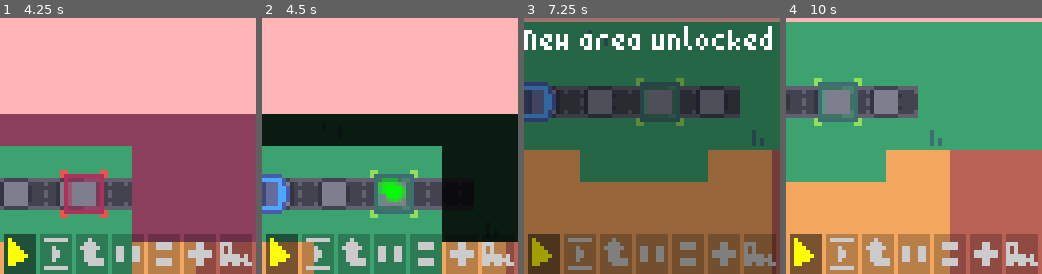
Above: before the commit, frames 1-4 (left to right).
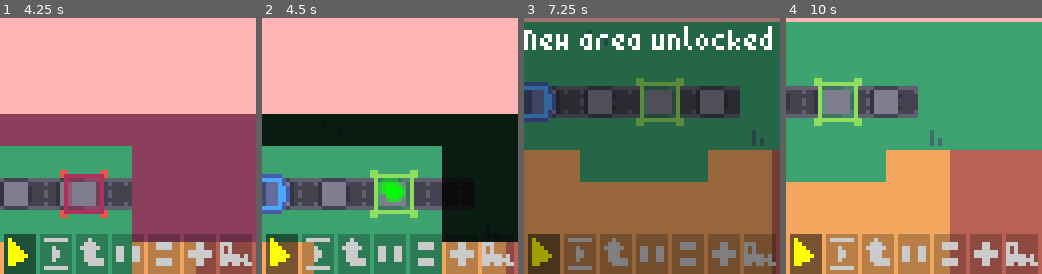
Above: after the commit, the same moments.

Repository: gheja/boxez
Game: Godot game, scene res://scenes/main_screen.tscn
Same seed, same stepped clock (60 frames per second), same inputs: the game is played once before the commit and once after it.
Inputs (mouse positions are in pixels of both pictures, inside the frame that each line leads up to):
- Up to frame 1 (4.25 s): tap Enter at 0.5 s; move the mouse to (184, 133) at 0.52 s; hold Right (ui_right) 0.53-1.25 s; click (184, 133) at 0.67 s; click (20, 253) at 1.25 s; move the mouse to (76, 158) at 2.02 s; hold Down (ui_down) 2.03-2.78 s; move the mouse to (153, 89) at 2.77 s; hold Right (ui_right) 2.78-3.53 s; move the mouse to (115, 197) at 3.52 s; hold Up (ui_up) from 3.53 s (still down); click (115, 197) at 3.67 s
- Up to frame 2 (4.5 s): move the mouse to (466, 184) at 4.27 s; release Up (ui_up) at 4.28 s; hold Left (ui_left) from 4.28 s (still down)
- Up to frame 3 (7.25 s): move the mouse to (575, 107) at 5.02 s; move the mouse to (664, 146) at 5.77 s; release Left (ui_left) at 5.78 s; hold Down (ui_down) 5.78-6.53 s; click (664, 146) at 5.92 s; move the mouse to (613, 82) at 6.52 s; hold Right (ui_right) from 6.53 s (still down)
- Up to frame 4 (10 s): move the mouse to (970, 133) at 7.27 s; release Right (ui_right) at 7.28 s; hold Up (ui_up) 7.28-8.03 s; move the mouse to (862, 158) at 8.02 s; hold Right (ui_right) 8.03-8.78 s; click (862, 158) at 8.17 s; move the mouse to (939, 89) at 8.77 s; hold Down (ui_down) 8.78-9.53 s; move the mouse to (901, 197) at 9.52 s; hold Left (ui_left) from 9.53 s (still down)

Frame 1 is identical in both runs. In frame 2, 0.9% of the frame differs, in the area x 43-60%, y 60-77%; in frame 3, 0.9%; in frame 4, 0.9%.

Commit message:
Added some effects and visual feedbacks

Diff:
--- a/src/scenes/building_goal.gd
+++ b/src/scenes/building_goal.gd
@@ -19,21 +19,32 @@
 
 func _on_left_area_area_entered(area):
 	var tmp = get_obj_object(area)
+	var matched = false
 
 	if not tmp:
 		print("what entered?")
 		assert(false)
 		return
 
-	if not completed:
+	if Lib.get_obj_object_description($Visuals/Parts) == Lib.get_obj_object_description(tmp.get_node("Visuals/Parts")):
+		matched = true
+
+	$Visuals/ResponseSprites/OkSprite.visible = matched
+	$Visuals/ResponseSprites/FailSprite.visible = not matched
+	$ResponseTimer.start()
+
+	if matched:
+		if completed:
+			return
+
 		var effect = load("res://scenes/effects/effect_goal_ok.tscn").instantiate()
 		effect.global_position = self.global_position
-		self.add_sibling(effect)
+		Lib.get_first_group_member("effects_containers").add_child(effect)
 
-	if completed:
-		return
-
-	if Lib.get_obj_object_description($Visuals/Parts) == Lib.get_obj_object_description(tmp.get_node("Visuals/Parts")):
 		completed = true
 		$Visuals/Sprite2D.frame += 1
 		Signals.emit_signal("goal_completed", level_index_to_unlock)
+
+func _on_response_timer_timeout():
+	$Visuals/ResponseSprites/OkSprite.visible = false
+	$Visuals/ResponseSprites/FailSprite.visible = false
--- a/src/scenes/building_goal.tscn
+++ b/src/scenes/building_goal.tscn
@@ -1,8 +1,16 @@
-[gd_scene load_steps=5 format=3 uid="uid://bijx0cts27v4h"]
+[gd_scene load_steps=7 format=3 uid="uid://bijx0cts27v4h"]
 
 [ext_resource type="Script" path="res://scenes/building_goal.gd" id="1_mmceh"]
 [ext_resource type="Texture2D" uid="uid://t2eo71jbjc7u" path="res://assets/buildings.png" id="2_1y3kx"]
 [ext_resource type="Texture2D" uid="uid://dye4ubmolbe14" path="res://assets/tiles.png" id="3_dkg74"]
+
+[sub_resource type="AtlasTexture" id="AtlasTexture_lvv8g"]
+atlas = ExtResource("2_1y3kx")
+region = Rect2(36, 48, 12, 12)
+
+[sub_resource type="AtlasTexture" id="AtlasTexture_ecmj2"]
+atlas = ExtResource("2_1y3kx")
+region = Rect2(48, 48, 12, 12)
 
 [sub_resource type="RectangleShape2D" id="RectangleShape2D_ys10p"]
 size = Vector2(4, 4)
@@ -48,6 +56,16 @@
 vframes = 20
 frame = 408
 
+[node name="ResponseSprites" type="Node2D" parent="Visuals"]
+
+[node name="FailSprite" type="Sprite2D" parent="Visuals/ResponseSprites"]
+visible = false
+texture = SubResource("AtlasTexture_lvv8g")
+
+[node name="OkSprite" type="Sprite2D" parent="Visuals/ResponseSprites"]
+visible = false
+texture = SubResource("AtlasTexture_ecmj2")
+
 [node name="LeftArea" type="Area2D" parent="."]
 collision_layer = 0
 collision_mask = 2
@@ -59,5 +77,10 @@
 wait_time = 1.4
 autostart = true
 
+[node name="ResponseTimer" type="Timer" parent="."]
+wait_time = 0.25
+one_shot = true
+
 [connection signal="area_entered" from="LeftArea" to="." method="_on_left_area_area_entered"]
 [connection signal="timeout" from="Timer" to="." method="_on_timer_timeout"]
+[connection signal="timeout" from="ResponseTimer" to="." method="_on_response_timer_timeout"]
--- a/src/scenes/level_2.tscn
+++ b/src/scenes/level_2.tscn
@@ -29,6 +29,8 @@
 position = Vector2(44, 20)
 level_index_to_unlock = 2
 
+[node name="EffectsContainer" type="Node2D" parent="." groups=["effects_containers"]]
+
 [node name="LevelLockTileMap" type="TileMap" parent="."]
 modulate = Color(1, 1, 1, 0.752941)
 tile_set = ExtResource("9_75ali")
--- a/src/scenes/level_common.gd
+++ b/src/scenes/level_common.gd
@@ -9,6 +9,7 @@
 	var effect_scene = load("res://scenes/effects/effect_area_reveal.tscn")
 	var effect
 	var pos
+	var container = Lib.get_first_group_member("effects_containers")
 
 	for cell_coord in level_lock_tilemap.get_used_cells(0):
 		var cell = level_lock_tilemap.get_cell_tile_data(0, cell_coord)
@@ -19,7 +20,7 @@
 
 			effect = effect_scene.instantiate()
 			effect.global_position = pos
-			self.add_sibling.call_deferred(effect)
+			container.add_child.call_deferred(effect)
 
 func is_cell_locked(cell_coord: Vector2i):
 	# the cell is only filled when it is locked
Binary file changed: src/assets/buildings.png
Not shown, changed: asset_sources/buildings.xcf
